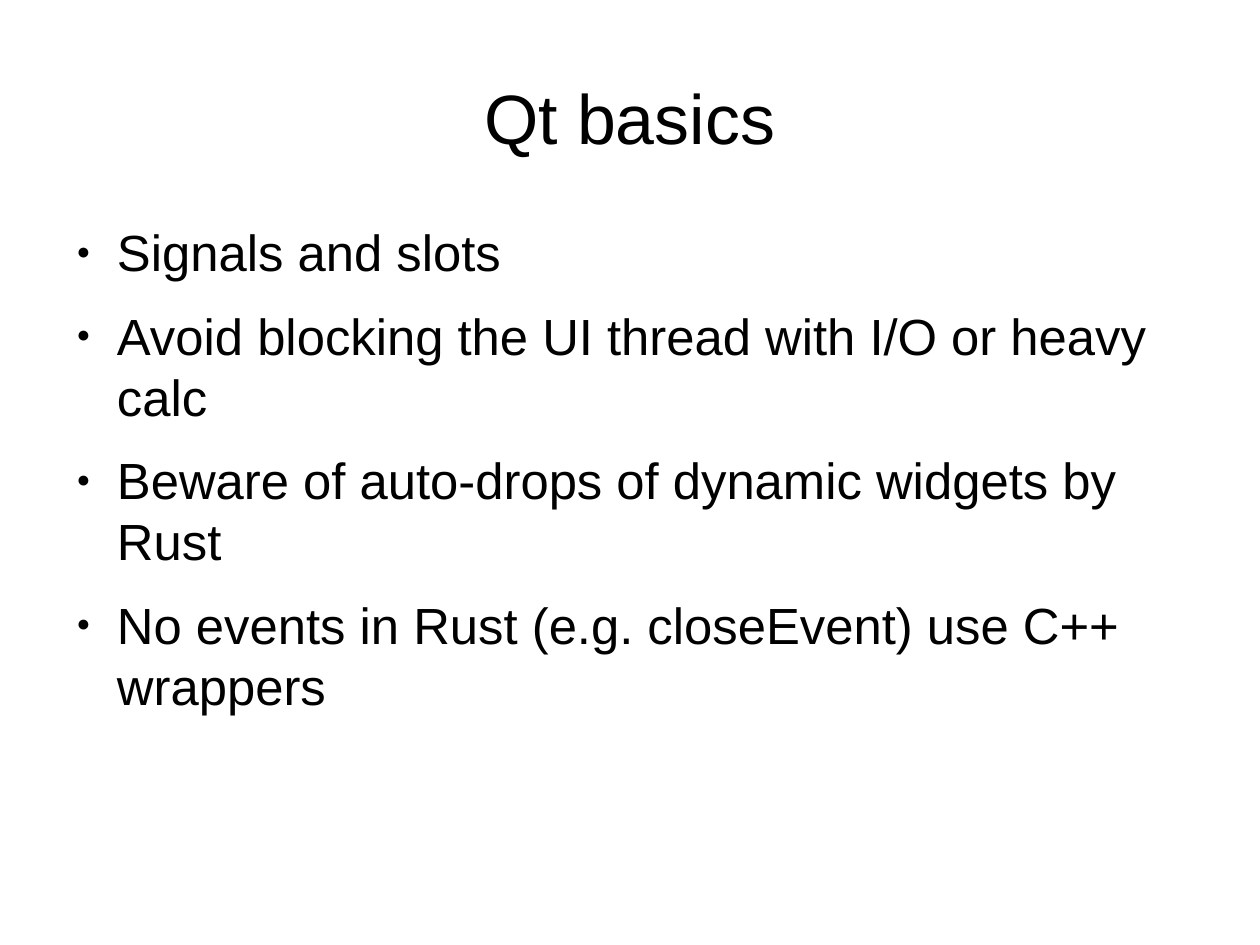
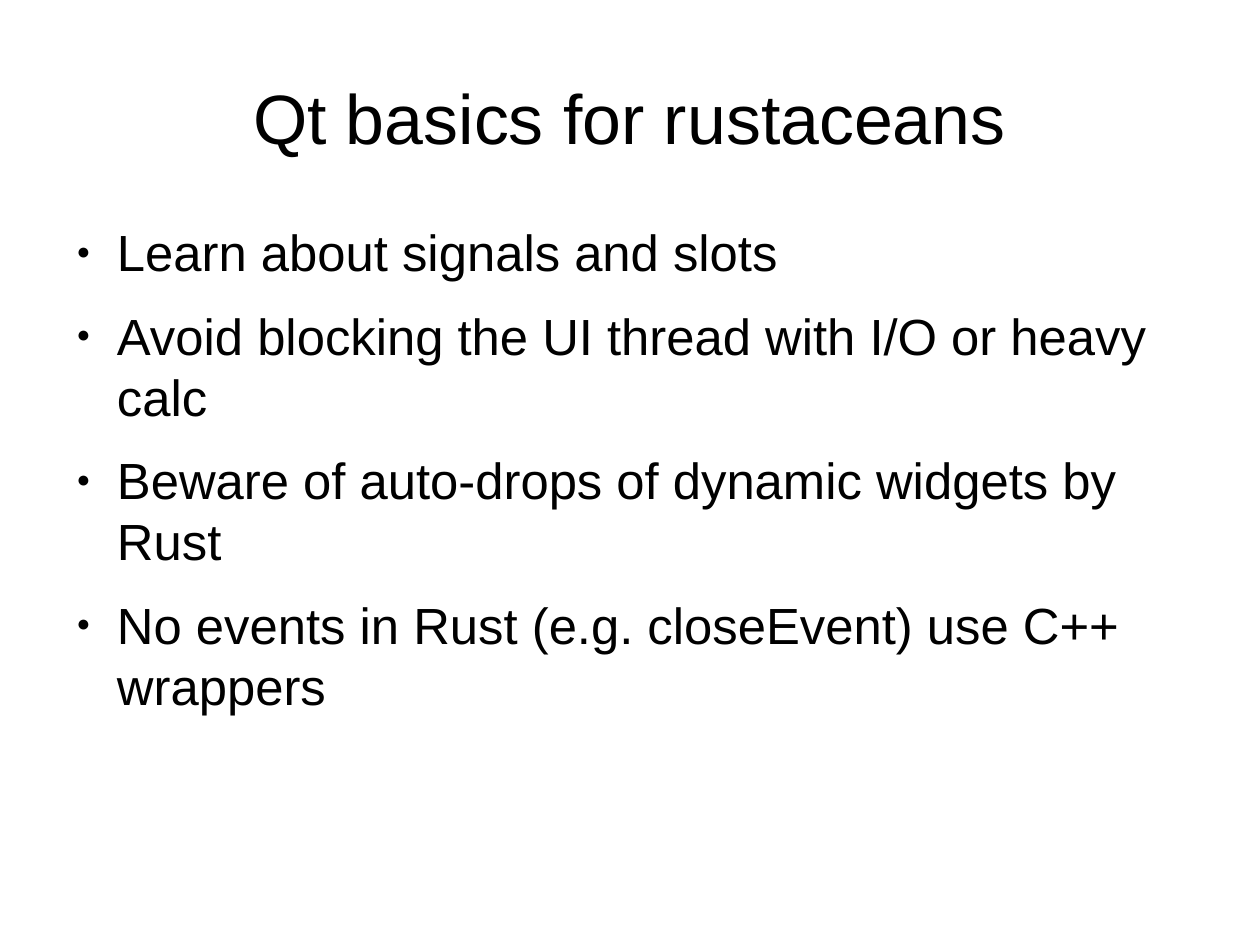
Before and after one commit to divi255/qtx, a slide deck: slide 5 of pres.odp. Drawn at 1260x945 pixels with LibreOffice and Linux fonts; fonts in the diff are those of the drawing; background and template pictures are left out. Boxes give left, top, right and bottom in pixels: in the first picture for what was removed or moved away, otherwise in the second. Text is boxed around its words. In the diff, an @@ line names an element or a change of style, - is before the commit and + after.

Commit message:
qt basics

```diff
--- a/pres.odp
+++ b/pres.odp
@@ text at <box>253,93,1005,157</box>: text changed @@
-Qt basics
+Qt basics for rustaceans
@@ text at <box>117,234,777,282</box>: text changed @@
-● Signals and slots
+● Learn about signals and slots
```
